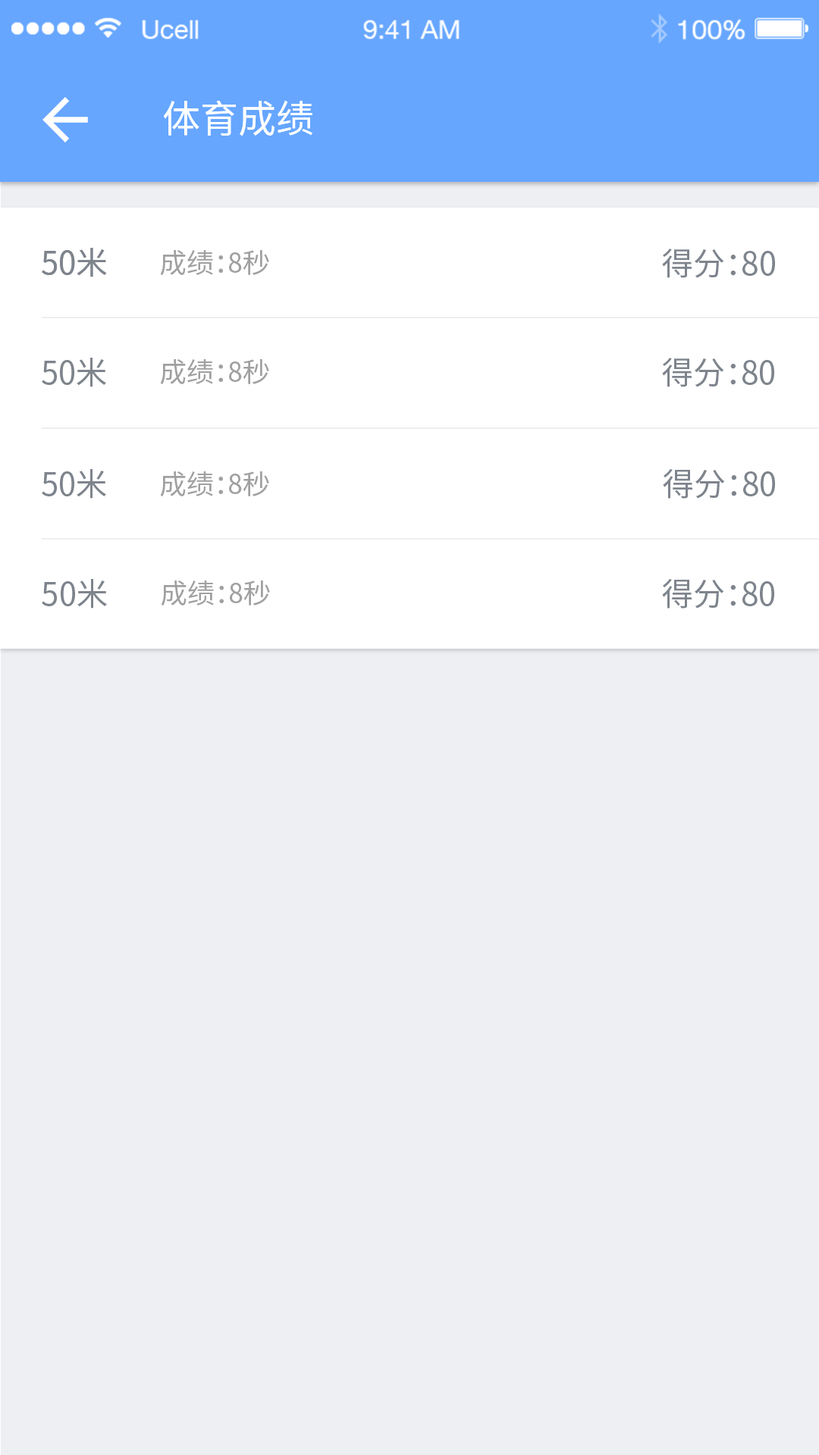
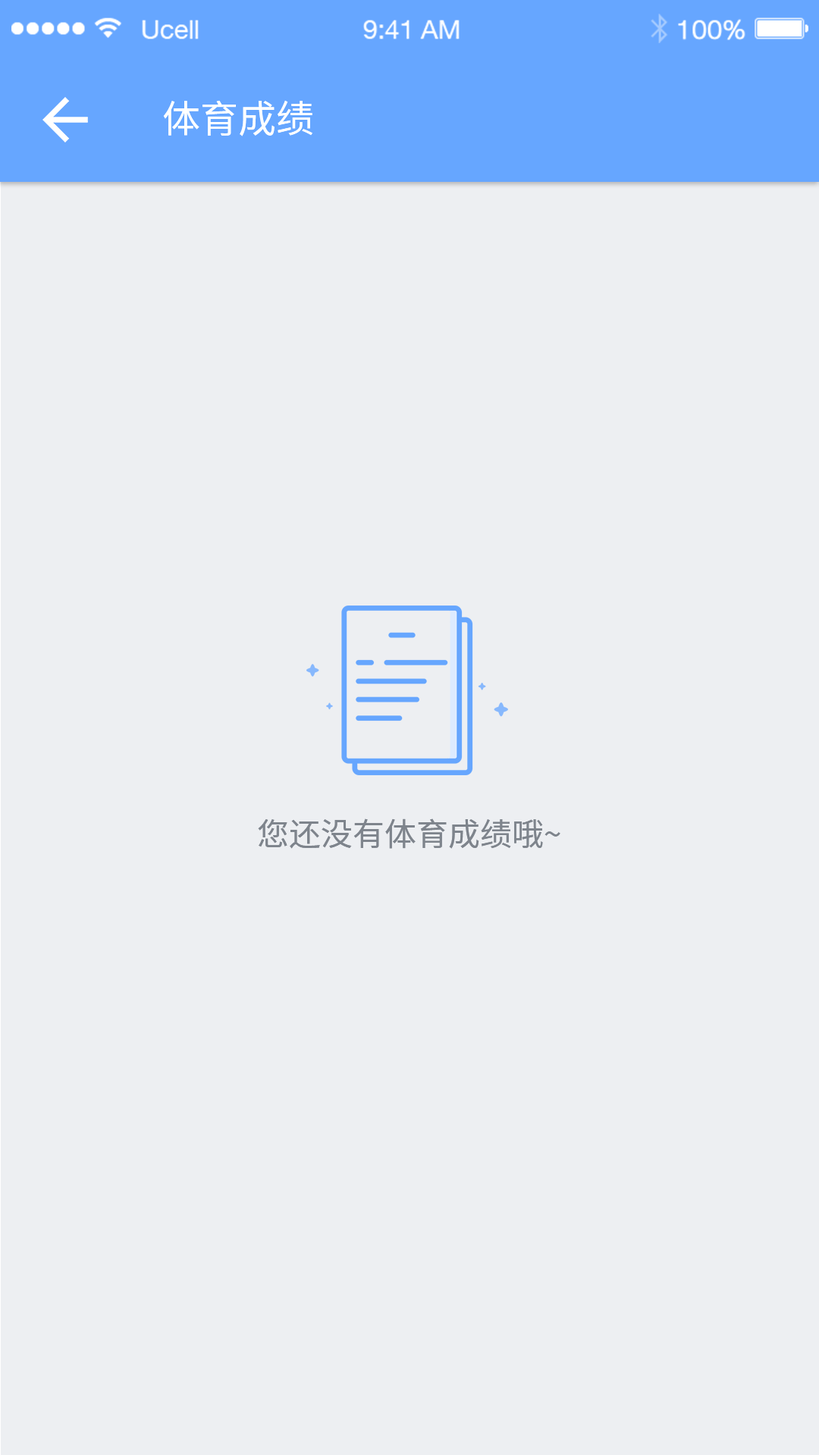
Layered file, before and after one edit (w=819, h=1455). Changes by layer:
added group "缺省状态" with 2 layers in group "画板 1" over [257, 605, 561, 849]
added layer "您还没有体育成绩哦~" in group "缺省状态" over [257, 818, 561, 849]
added layer "成绩 拷贝" in group "缺省状态" over [306, 605, 508, 776]
hid group "版本2" (23 layers) over [0, 207, 819, 649]
